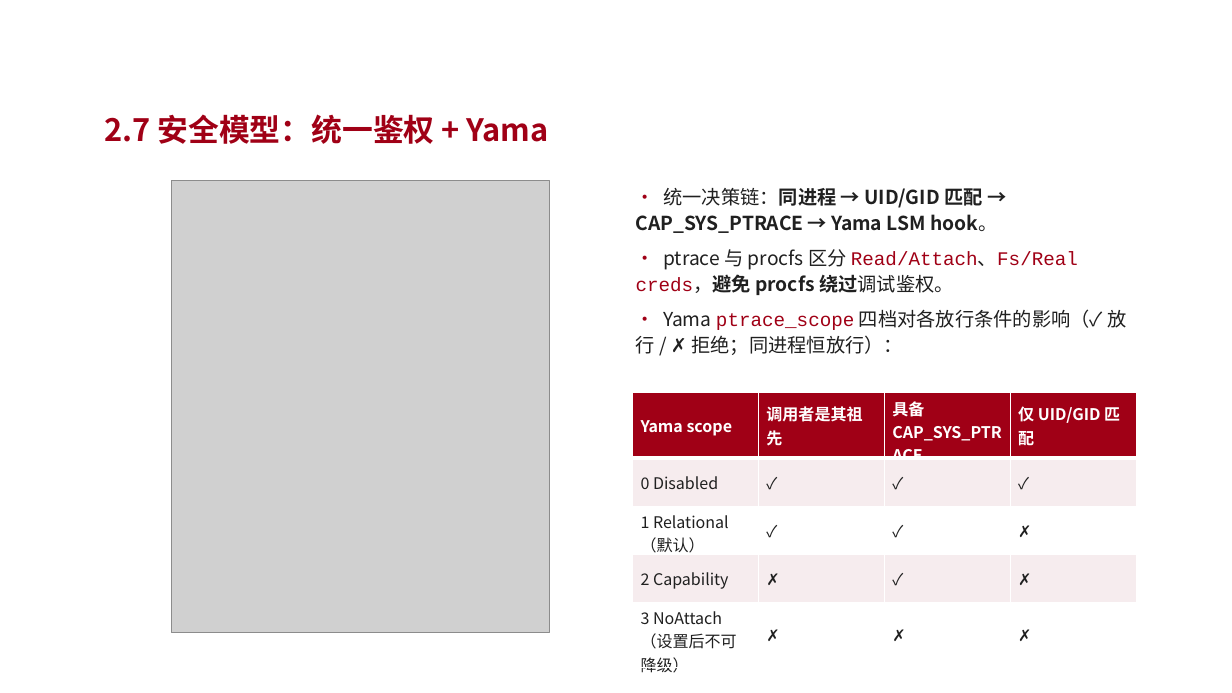
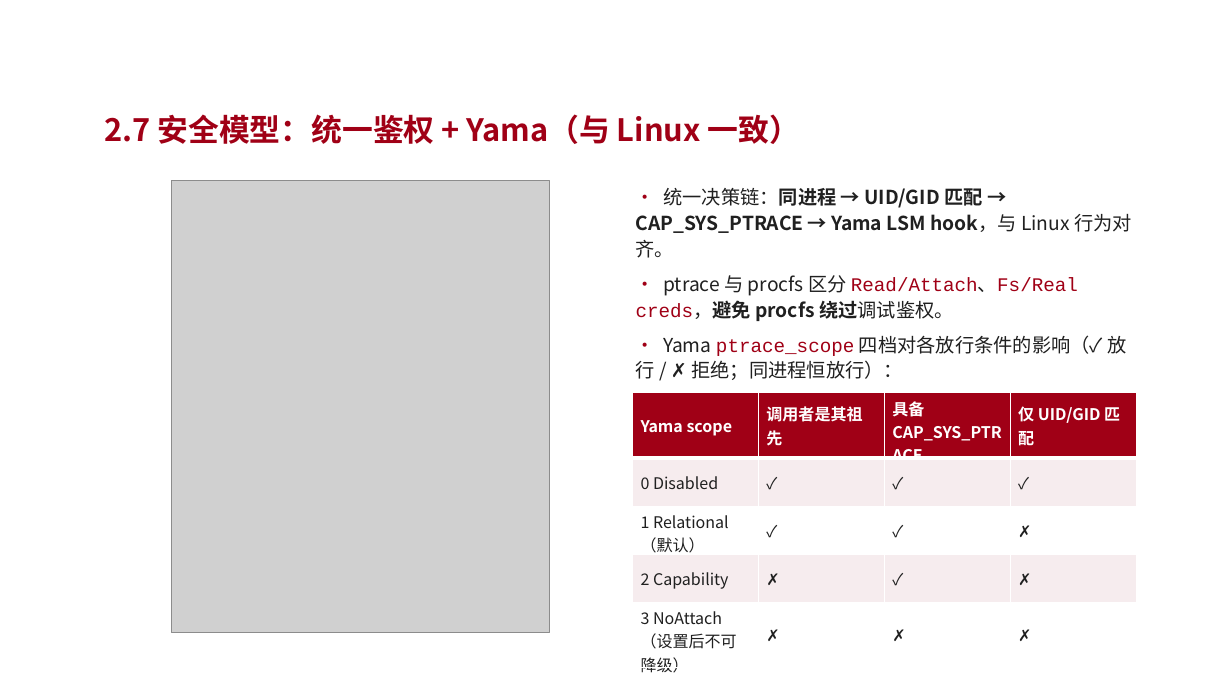
Before and after one commit to vvvvsv/asterinas, a slide deck: slide 16 of research_practice/答辩-科研实践.pptx. Drawn at 1232x693 pixels with LibreOffice and Linux fonts; fonts in the diff are those of the drawing; grey boxes stand for pictures; background and template pictures are left out. Boxes give left, top, right and bottom in pixels: in the first picture for what was removed or moved away, otherwise in the second. Text is boxed around its words. In the diff, an @@ line names an element or a change of style, - is before the commit and + after.

```diff
--- a/research_practice/答辩-科研实践.pptx
+++ b/research_practice/答辩-科研实践.pptx
@@ text at box(104, 114, 800, 144): text changed @@
-2.7 安全模型：统一鉴权 + Yama
+2.7 安全模型：统一鉴权 + Yama（与 Linux 一致）
@@ text at box(636, 188, 1132, 258): text changed @@
-• 统一决策链：同进程 → UID/GID 匹配 → CAP_SYS_PTRACE → Yama LSM hook。
+• 统一决策链：同进程 → UID/GID 匹配 → CAP_SYS_PTRACE → Yama LSM hook，与 Linux 行为对齐。
```
Also in this commit, not shown: 8 other slides changed, 2 slides added, 2 slides removed, 2 other files.
